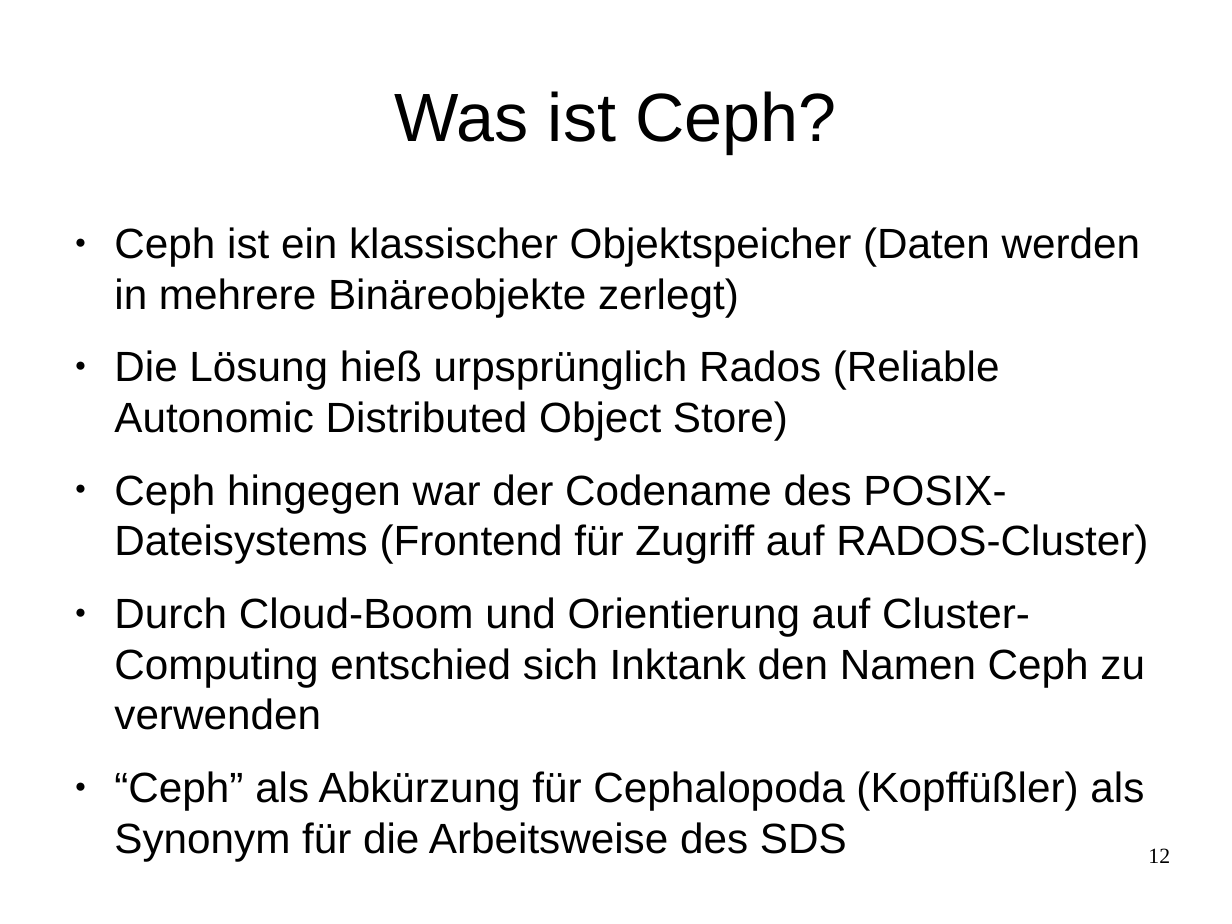
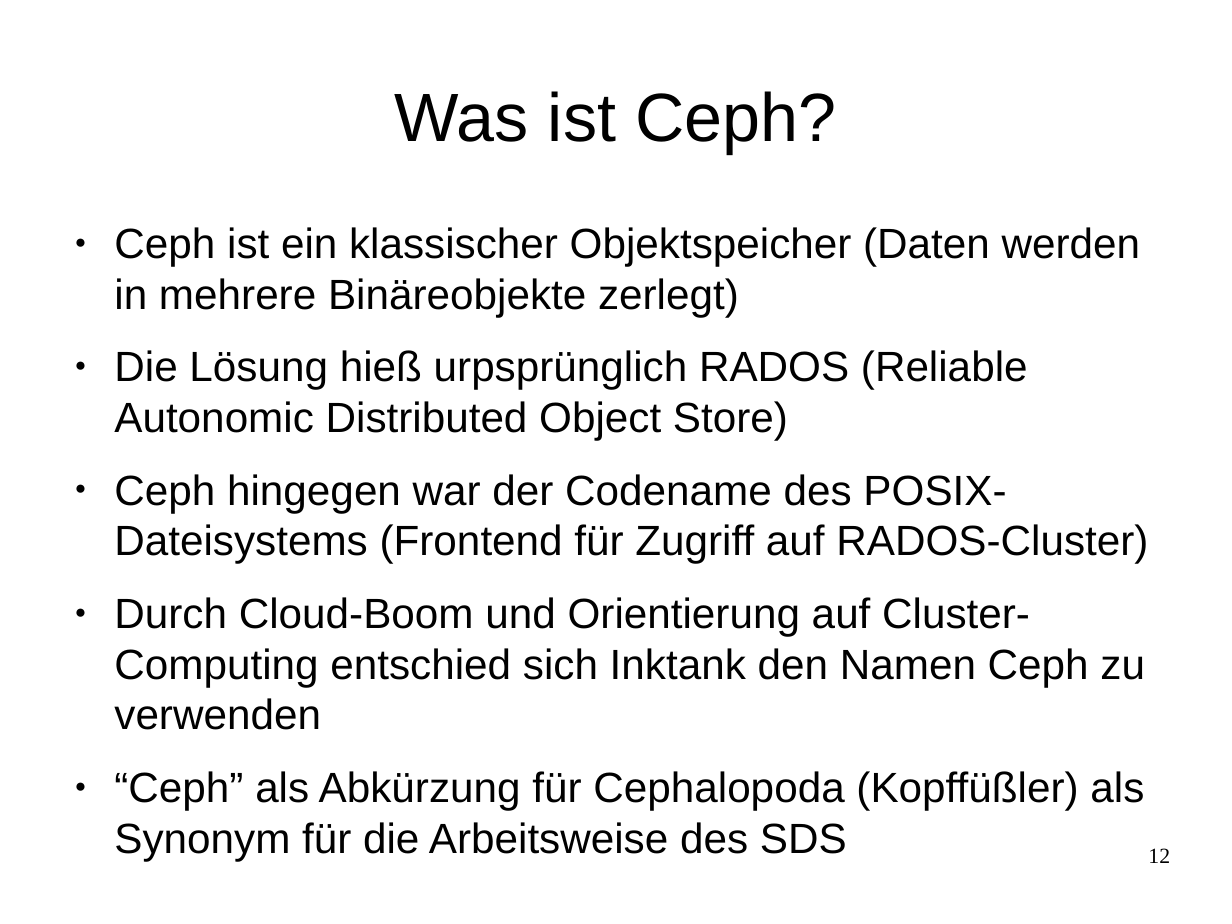
Before and after one commit to celentanos/inora, a slide deck: slide 12 of inora_vortrag_M.odp. Drawn at 1232x924 pixels with LibreOffice and Linux fonts; fonts in the diff are those of the drawing. Boxes give left, top, right and bottom in pixels: in the first picture for what was removed or moved away, otherwise in the second. Text is boxed around its words. In the diff, an @@ line names an element or a change of style, - is before the commit and + after.

Commit message:
wip

```diff
--- a/inora_vortrag_M.odp
+++ b/inora_vortrag_M.odp
@@ text at bbox=[114, 350, 1028, 440]: text changed @@
-● Die Lösung hieß urpsprünglich Rados (Reliable Autonomic Distributed Object Store)
+● Die Lösung hieß urpsprünglich RADOS (Reliable Autonomic Distributed Object Store)
```
Also in this commit, not shown: 3 other slides changed.
